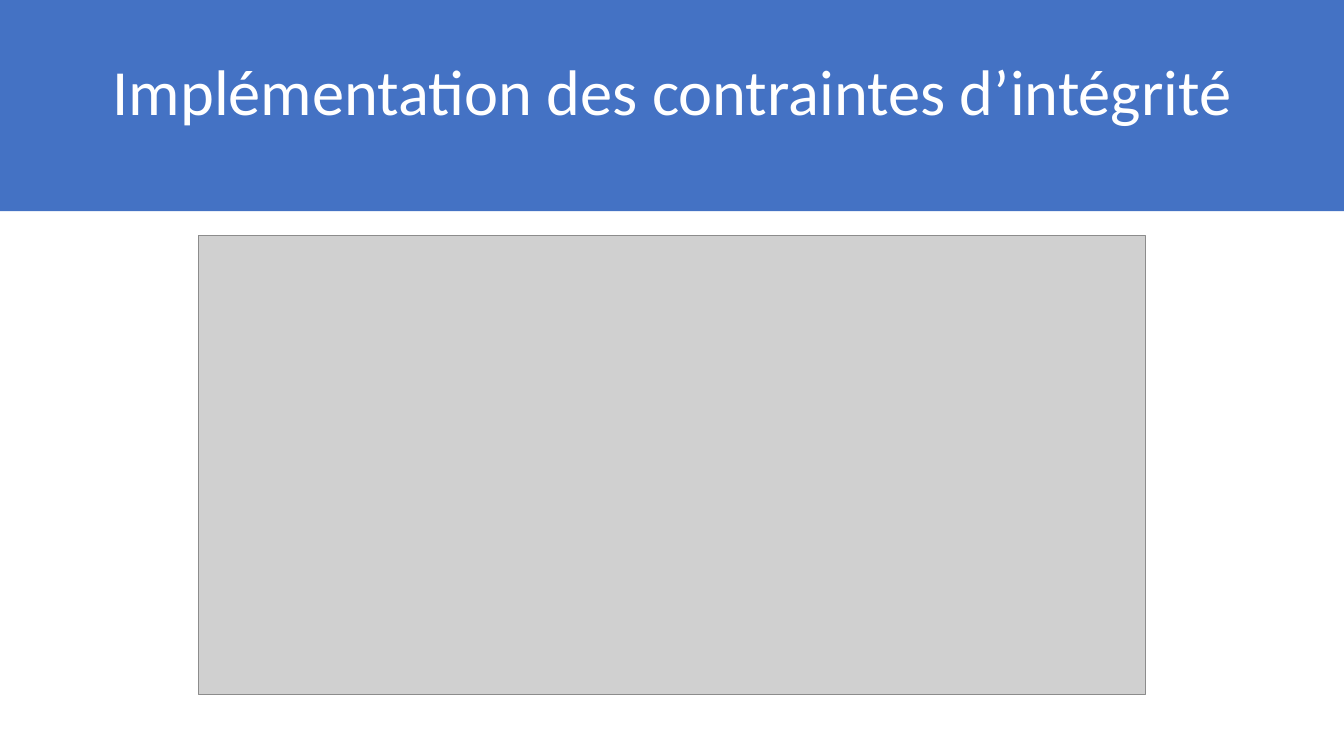
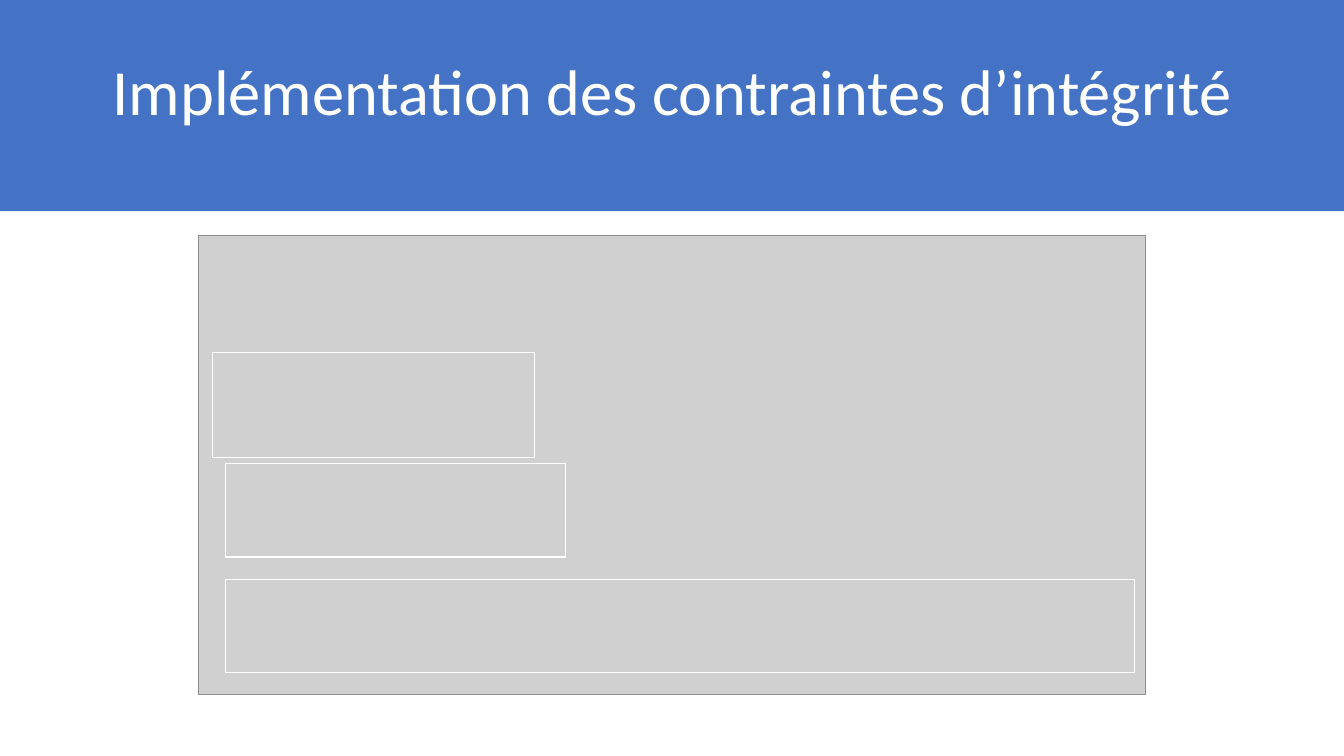
Before and after one commit to LoicULB/BDD_vaccination, a slide deck: slide 9 of Presentation.pptx. Drawn at 1344x756 pixels with LibreOffice and Linux fonts; fonts in the diff are those of the drawing; grey boxes stand for pictures. Boxes give left, top, right and bottom in pixels: in the first picture for what was removed or moved away, otherwise in the second. Text is boxed around its words. In the diff, an @@ line names an element or a change of style, - is before the commit and + after.

```diff
--- a/Presentation.pptx
+++ b/Presentation.pptx
@@ rectangle added at <box>213,353,535,458</box>, outline #FFFFFF 1 pt @@
@@ rectangle added at <box>226,464,566,558</box>, outline #FFFFFF 1 pt @@
@@ rectangle added at <box>226,580,1135,674</box>, outline #FFFFFF 1 pt @@
```
Also in this commit, not shown: 3 other slides changed, 1 slide added, 11 other files.
